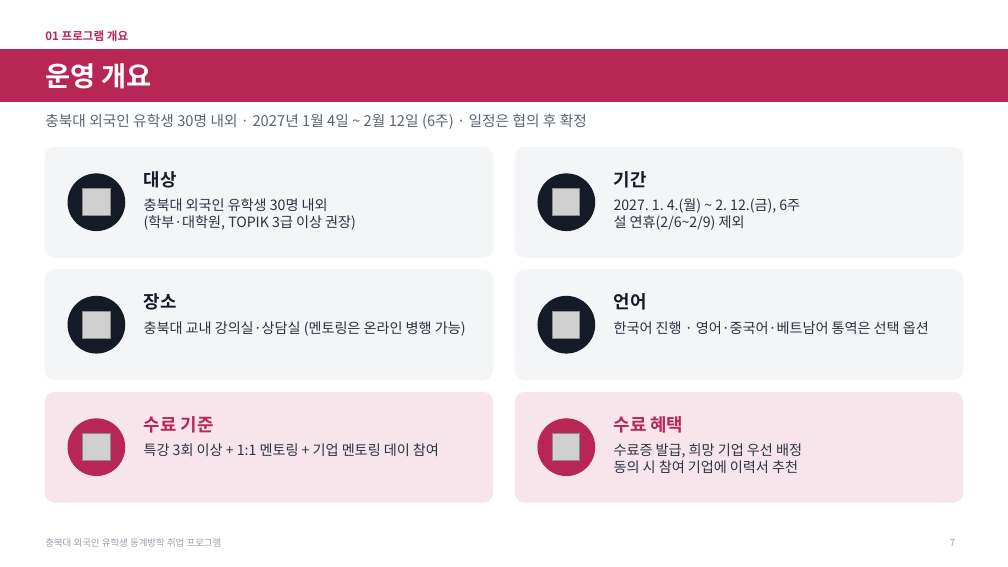
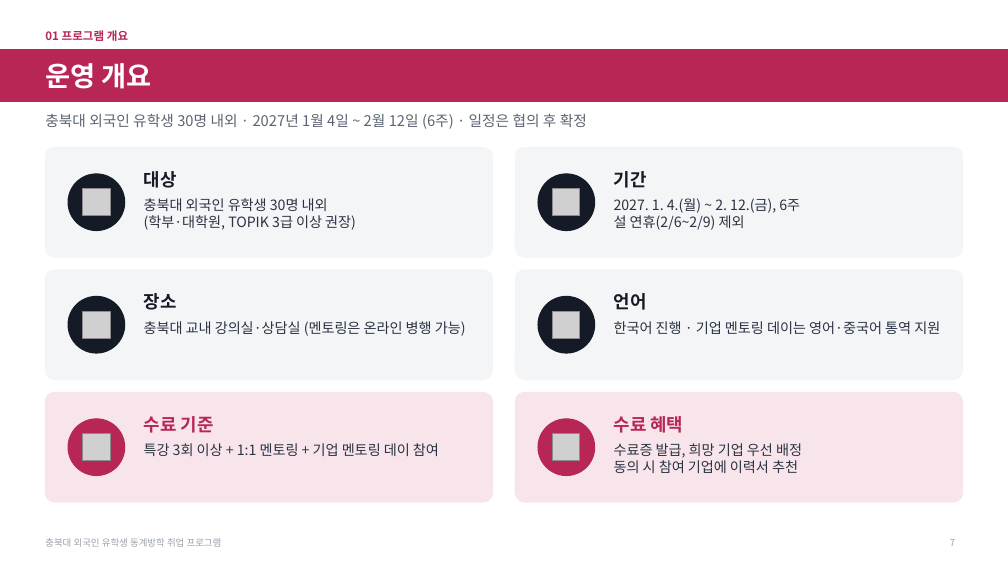
Before and after one commit to job-wave/Codex, a slide deck: slide 7 of output/jobwave-cbnu-proposal/JobWave_winter_program.pptx. Drawn at 1008x567 pixels with LibreOffice and Linux fonts; fonts in the diff are those of the drawing; grey boxes stand for pictures; background and template pictures are left out. Boxes give left, top, right and bottom in pixels: in the first picture for what was removed or moved away, otherwise in the second. Text is boxed around its words. In the diff, an @@ line names an element or a change of style, - is before the commit and + after.

```diff
--- a/output/jobwave-cbnu-proposal/JobWave_winter_program.pptx
+++ b/output/jobwave-cbnu-proposal/JobWave_winter_program.pptx
@@ text at <box>614,321,940,334</box>: text changed @@
-한국어 진행 · 영어·중국어·베트남어 통역은 선택 옵션
+한국어 진행 · 기업 멘토링 데이는 영어·중국어 통역 지원
```
Also in this commit, not shown: 3 other slides changed, 1 slide added, 2 other files.
